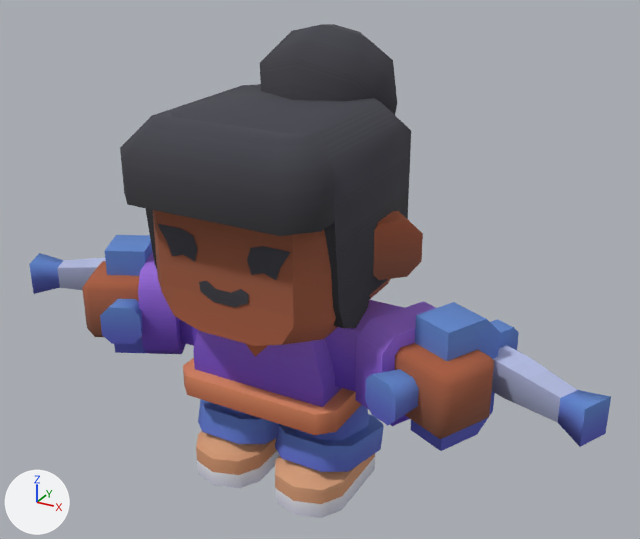
Two versions of the glTF model public/models/characters/archer.glb, one commit apart.
Both versions are drawn from a camera (50 mm lens) standing at (0.709, -1.149, 0.989) and looking at (0.042, 0.063, 0.383). Lighting does not change. The marker at lower left points along +X, +Y and +Z. The picture after the commit comes second. Vertices at exactly the same position are counted once.

Before the edit, the objects in view are built like this:
```python
me_body_mesh = bpy.data.meshes.new('body-mesh')
me_body_mesh.from_pydata(...)  # 369 vertices, 578 faces; spans x -0.549..0.549, y -0.137..0.163, z 0.0..0.39
me_body_mesh.materials.append(mat_colormap)  # picture img_colormap
me_head_mesh = bpy.data.meshes.new('head-mesh')
me_head_mesh.from_pydata(...)  # 184 vertices, 298 faces; spans x -0.227..0.227, y -0.208..0.292, z 0.343..0.776
me_head_mesh.materials.append(mat_colormap)  # picture img_colormap
ob_body_mesh = bpy.data.objects.new('body-mesh', me_body_mesh)
ob_body_mesh.location = (0.0, 0.0, 0.0)
ob_head_mesh = bpy.data.objects.new('head-mesh', me_head_mesh)
ob_head_mesh.location = (0.0, 0.0, 0.0)
```
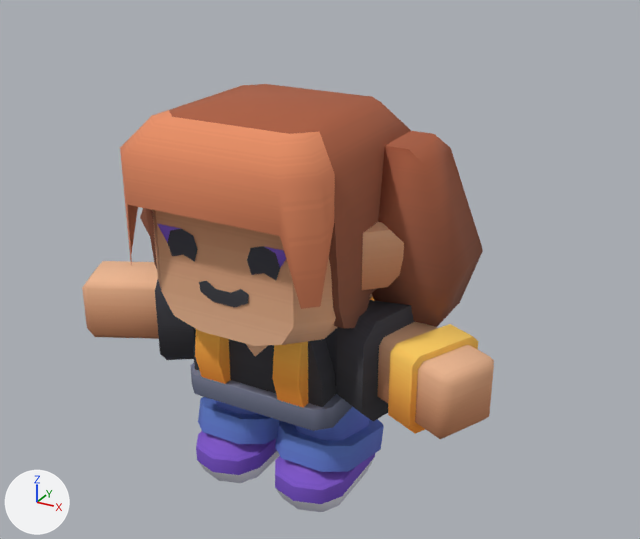
Changed parts and their boxes [x1, y1, x2, y2] in the pictures (640 x 539 px; the box of a moved part takes in the faces that stretch with it):
'head-mesh', reshaped (20% wider, 19% shorter): before [120, 24, 423, 346]; after [120, 84, 483, 346]
'body-mesh', reshaped: before [29, 235, 611, 518]; after [82, 261, 494, 512]
part 1 of me_body_mesh, moved or reshaped: before [183, 358, 362, 435]; after [190, 363, 353, 431]
part 2 of me_body_mesh, rebuilt: before [355, 301, 436, 426]; after [336, 301, 415, 421]
part 3 of me_body_mesh, rebuilt: before [138, 251, 186, 354]; after [155, 280, 196, 360]
part 4 of me_body_mesh, rebuilt (26% shorter): before [410, 302, 500, 451]; after [388, 324, 478, 434]
part 5 of me_body_mesh, added: after [276, 457, 375, 512]
part 6 of me_body_mesh, deleted: before [29, 235, 611, 447]
part 7 of me_body_mesh, reshaped: [87, 261, 489, 438] in both
part 8 of me_body_mesh, moved or reshaped: before [197, 451, 375, 518]; after [198, 451, 279, 483]
part 9 of me_body_mesh, surface changed: [82, 261, 494, 504] in both
part 10 of me_head_mesh, moved or reshaped: before [373, 211, 423, 280]; after [362, 222, 404, 290]
part 11 of me_head_mesh, added (mostly hidden): after [140, 208, 150, 236]
part 12 of me_head_mesh, added (brown): after [372, 131, 483, 327]
part 13 of me_head_mesh, deleted: before [260, 24, 397, 115]
part 14 of me_head_mesh, moved or reshaped: [120, 84, 411, 329] in both
part 15 of me_head_mesh, surface changed (lighter): before [120, 116, 390, 346]; after [120, 116, 373, 346]

Patch to the scene script:
```diff
--- a/public/models/characters/archer.glb.py
+++ b/public/models/characters/archer.glb.py
@@ me_body_mesh @@
-me_body_mesh.from_pydata(...)  # 369 vertices, 578 faces; spans x -0.549..0.549, y -0.137..0.163, z 0.0..0.39
+me_body_mesh.from_pydata(...)  # 334 vertices, 500 faces; spans x -0.384..0.384, y -0.11..0.233, z 0.0..0.385
+# me_body_mesh part 1: the loose piece of 16 vertices spanning x -0.151..0.151, y -0.105..0.163, z 0.176..0.215 is scaled about its middle by (0.93, 0.93, 1)
+# me_body_mesh part 2: the loose piece of 16 vertices spanning x 0.175..0.301, y -0.088..0.084, z 0.207..0.368 is rebuilt with 16 vertices and now spans x 0.14..0.245, y -0.083..0.096, z 0.199..0.376
+# me_body_mesh part 3: the loose piece of 16 vertices spanning x -0.301..-0.175, y -0.088..0.084, z 0.207..0.368 is rebuilt with 16 vertices and now spans x -0.245..-0.14, y -0.083..0.096, z 0.199..0.376
+# me_body_mesh part 4: the loose piece of 12 vertices spanning x 0.259..0.37, y -0.061..0.068, z 0.186..0.39 is rebuilt with 16 vertices and now spans x 0.239..0.341, y -0.098..0.044, z 0.221..0.354
+# me_body_mesh part 5: a new loose piece of 18 vertices spanning x 0.017..0.149, y -0.103..0.103, z 0.0..0.029, in mat_colormap
+# me_body_mesh part 6: 7 loose pieces with 100 vertices, spanning x -0.549..0.549, y -0.137..0.129, z 0.186..0.39, are deleted
+# me_body_mesh part 7: 16 vertices moved from x -0.29..0.29, y -0.065..0.035, z 0.232..0.343 to x -0.234..0.234, y -0.038..0.062, z 0.232..0.343; 8 vertices removed from x -0.234..0.234, y -0.038..0.062, z 0.232..0.343; 44 vertices added at x -0.173..0.173, y -0.11..0.233, z 0.215..0.385
+# me_body_mesh part 8: 5 vertices moved from x -0.128..-0.017, y -0.103..0.103, z 0.0 to x -0.121..-0.027, y -0.087..0.087, z 0.0; 13 vertices removed from x -0.149..0.149, y -0.103..0.103, z 0.0; 4 vertices added at x -0.139..-0.027, y -0.075..0.066, z 0.0
+# me_body_mesh part 9: 179 kept faces spanning x -0.384..0.384, y -0.107..0.138, z 0.029..0.343 get new texture (UV) coordinates
+# other edits to the shape of me_body_mesh do not show in these pictures
 me_body_mesh.materials.append(mat_colormap)
@@ me_head_mesh @@
-me_head_mesh.from_pydata(...)  # 184 vertices, 298 faces; spans x -0.227..0.227, y -0.208..0.292, z 0.343..0.776
+me_head_mesh.from_pydata(...)  # 190 vertices, 288 faces; spans x -0.295..0.295, y -0.208..0.172, z 0.343..0.671
+# me_head_mesh part 10: the loose piece of 16 vertices spanning x 0.16..0.227, y -0.006..0.094, z 0.413..0.508 is moved by (-0.01, -0.05, 0.0)
+# me_head_mesh part 11: a new loose piece of 14 vertices spanning x -0.295..-0.145, y 0.007..0.157, z 0.344..0.624, in mat_colormap
+# me_head_mesh part 12: a new loose piece of 14 vertices spanning x 0.145..0.295, y 0.007..0.157, z 0.344..0.624, in mat_colormap
+# me_head_mesh part 13: the loose piece of 32 vertices spanning x -0.128..0.128, y 0.038..0.292, z 0.523..0.776 is deleted
+# me_head_mesh part 14
+# 2 vertices are removed from x -0.17..0.17, y -0.168, z 0.554
+# 59 faces are deleted
+# 12 vertices are added at x -0.17..0.17, y -0.188..-0.16, z 0.442..0.511
+# 61 new faces join them
+# me_head_mesh part 15: 116 kept faces spanning x -0.17..0.17, y -0.208..0.172, z 0.343..0.671 get new texture (UV) coordinates
+# other edits to the shape of me_head_mesh do not show in these pictures
 me_head_mesh.materials.append(mat_colormap)
```
